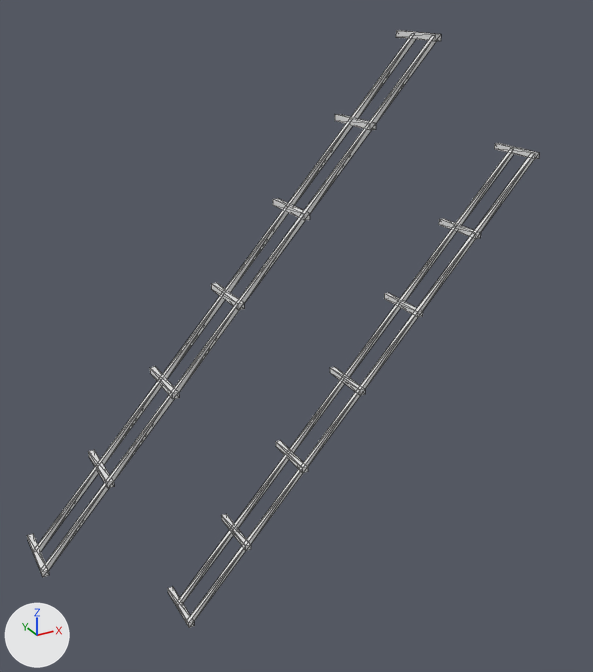
A saved change to the OBJ model SourceAssets/Terrain/EastsideTrail/EastsideBridge_83291376_Rails.obj.
The view is the same before and after, from a camera (50 mm lens) standing at (37138.0, -1535.0, 64452.0) and looking at (37767.0, -391.0, 63880.0). Lighting does not change. The marker at lower left points along +X, +Y and +Z. The picture after the commit comes second. Mesh edges are drawn as thin lines. Materials are left out; every surface is plain grey. Where no turn or scale is listed for an object, it has been applied to the vertices. Vertices at exactly the same position are counted once.

Objects in the first picture: 'EastsideBridge_83291376_Rails'.
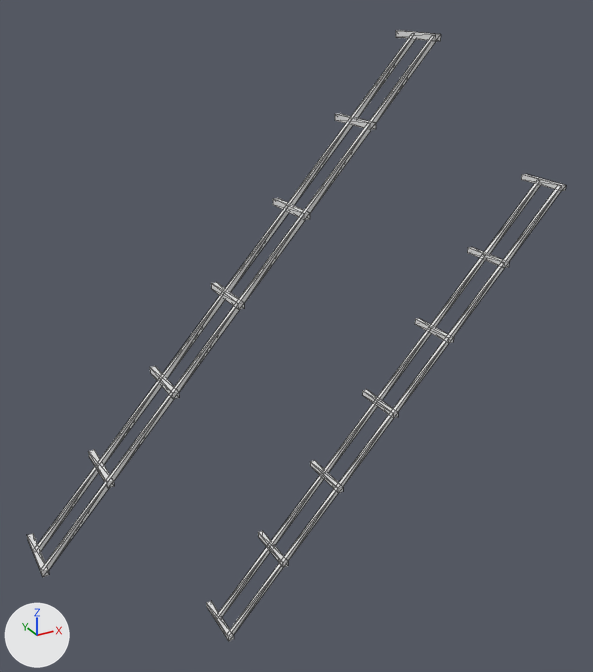
The newer file is also turned or shifted as a whole; pictures and numbers use the older file's frame.

Diff of the bpy script that builds the scene:
```diff
--- a/SourceAssets/Terrain/EastsideTrail/EastsideBridge_83291376_Rails.obj.py
+++ b/SourceAssets/Terrain/EastsideTrail/EastsideBridge_83291376_Rails.obj.py
@@ me_eastsidebridge_83291376_rails @@
-me_eastsidebridge_83291376_rails.from_pydata(...)  # 228 vertices, 456 faces; spans x 37283.0..38206.0, y -473.0..-354.0, z 63397.0..64370.0
+me_eastsidebridge_83291376_rails.from_pydata(...)  # 224 vertices, 456 faces; spans x 37283.0..38281.0, y -473.0..-354.0, z 63331.0..64370.0
+# me_eastsidebridge_83291376_rails part 1: the loose piece of 8 vertices spanning x 37397.0..37407.0, y -461.0..-357.0, z 63729.0..63739.0 is moved by (0.0, 0.0, 1.0)
+# me_eastsidebridge_83291376_rails part 2: the loose piece of 8 vertices spanning x 37624.0..37634.0, y -466.0..-362.0, z 63982.0..63992.0 is moved by (0.0, 0.0, 1.0)
+# me_eastsidebridge_83291376_rails part 3: the loose piece of 8 vertices spanning x 37851.0..37861.0, y -470.0..-366.0, z 64235.0..64245.0 is moved by (0.0, 0.0, 1.0)
+# me_eastsidebridge_83291376_rails part 4: the loose piece of 28 vertices spanning x 37515.0..38204.0, y -417.0..-394.0, z 63400.0..64166.0 is moved by (75.0, 0.0, -66.0)
+# me_eastsidebridge_83291376_rails part 5: the loose piece of 28 vertices spanning x 37515.0..38204.0, y -469.0..-446.0, z 63400.0..64166.0 is moved by (75.0, 0.0, -66.0)
+# me_eastsidebridge_83291376_rails part 6: the loose piece of 8 vertices spanning x 37513.0..37523.0, y -458.0..-354.0, z 63397.0..63407.0 is moved by (75.0, 0.0, -66.0)
+# me_eastsidebridge_83291376_rails part 7: the loose piece of 8 vertices spanning x 37626.0..37636.0, y -461.0..-357.0, z 63523.0..63533.0 is moved by (75.0, 0.0, -66.0)
+# me_eastsidebridge_83291376_rails part 8: the loose piece of 8 vertices spanning x 37740.0..37750.0, y -463.0..-359.0, z 63650.0..63660.0 is moved by (75.0, 0.0, -66.0)
+# me_eastsidebridge_83291376_rails part 9: the loose piece of 8 vertices spanning x 37854.0..37864.0, y -466.0..-362.0, z 63776.0..63786.0 is moved by (75.0, 0.0, -66.0)
+# me_eastsidebridge_83291376_rails part 10: the loose piece of 8 vertices spanning x 37967.0..37977.0, y -468.0..-364.0, z 63903.0..63913.0 is moved by (75.0, 0.0, -66.0)
+# me_eastsidebridge_83291376_rails part 11: the loose piece of 8 vertices spanning x 38081.0..38091.0, y -470.0..-366.0, z 64030.0..64040.0 is moved by (75.0, 0.0, -66.0)
+# me_eastsidebridge_83291376_rails part 12: the loose piece of 8 vertices spanning x 38196.0..38206.0, y -473.0..-369.0, z 64158.0..64168.0 is moved by (75.0, 0.0, -65.0)
+# me_eastsidebridge_83291376_rails part 13
+# 40 vertices are removed from x 37291.0..37859.0, y -466.0..-394.0, z 63604.0..64243.0
+# 136 faces are deleted
+# 24 vertices move within x 37399.0..37748.0, y -468.0..-359.0, z 63737.0..64119.0
+# 12 new vertices lie (6.0, 0.0, -5.0) away from vertices in x 37285.0..37626.0, y -462.0..-394.0, z 63610.0..63990.0
+# 16 new vertices lie (114.0, -2.0, 127.0) away from vertices in x 37399.0..37632.0, y -462.0..-397.0, z 63732.0..63990.0
+# 8 new vertices lie (-111.0, 3.0, -124.0) away from vertices in x 37965.0..37971.0, y -469.0..-409.0, z 64362.0..64368.0
+# 136 new faces join them
```

What differs and where, as boxes (x1, y1, x2, y2) in the pictures (593 x 672 px; the box of a moved part takes in the faces that stretch with it):
'EastsideBridge_83291376_Rails', reshaped: before (27, 31, 539, 628); after (27, 31, 566, 641)
part 1 of me_eastsidebridge_83291376_rails, moved or reshaped: (88, 450, 114, 488) in both
part 2 of me_eastsidebridge_83291376_rails, moved or reshaped: before (211, 283, 244, 310); after (211, 282, 244, 310)
part 3 of me_eastsidebridge_83291376_rails, moved or reshaped: (335, 114, 376, 130) in both
part 4 of me_eastsidebridge_83291376_rails, moved or reshaped: before (178, 150, 514, 603); after (217, 181, 541, 617)
part 5 of me_eastsidebridge_83291376_rails, moved or reshaped: before (188, 155, 534, 621); after (228, 187, 561, 635)
part 6 of me_eastsidebridge_83291376_rails, moved or reshaped: before (168, 587, 194, 628); after (206, 601, 234, 641)
part 7 of me_eastsidebridge_83291376_rails, moved or reshaped: before (221, 514, 251, 551); after (258, 531, 288, 568)
part 8 of me_eastsidebridge_83291376_rails, moved or reshaped: before (276, 440, 308, 473); after (310, 460, 343, 493)
part 9 of me_eastsidebridge_83291376_rails, moved or reshaped: before (330, 367, 365, 395); after (362, 389, 398, 418)
part 10 of me_eastsidebridge_83291376_rails, moved or reshaped: before (384, 293, 423, 317); after (415, 318, 454, 343)
part 11 of me_eastsidebridge_83291376_rails, moved or reshaped: before (439, 219, 481, 239); after (467, 247, 509, 268)
part 12 of me_eastsidebridge_83291376_rails, moved or reshaped: before (494, 143, 539, 159); after (521, 174, 566, 191)
part 13 of me_eastsidebridge_83291376_rails, moved or reshaped: before (37, 35, 437, 571); after (36, 35, 436, 571)
